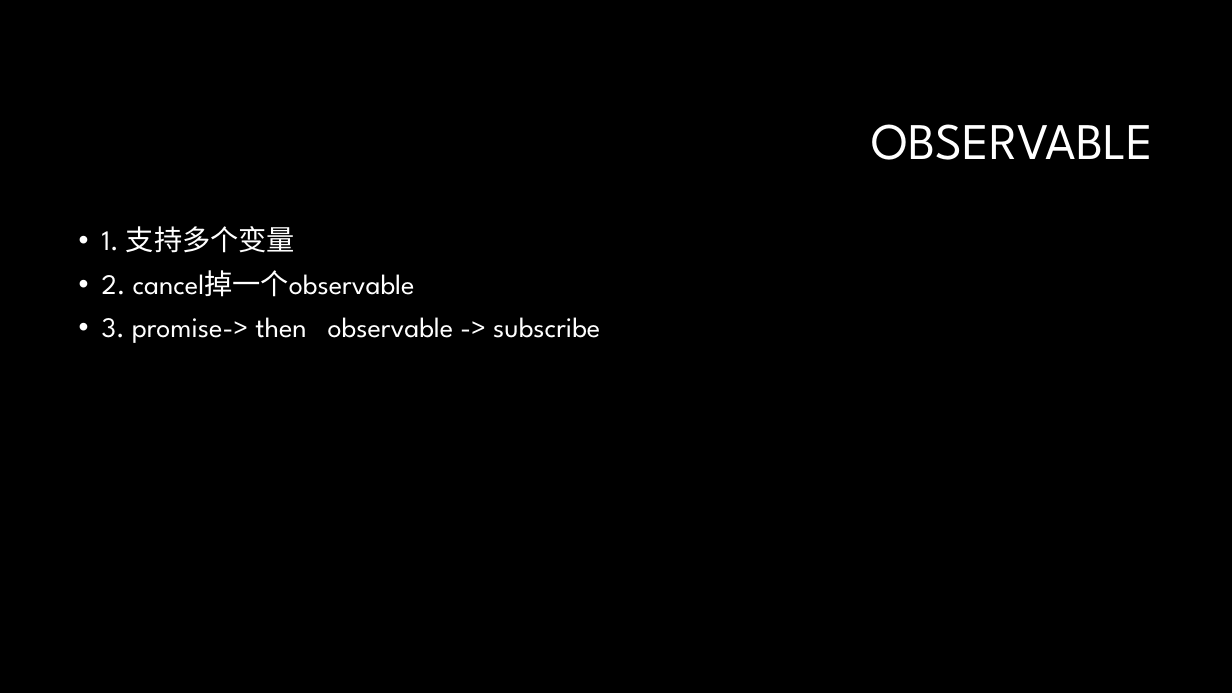
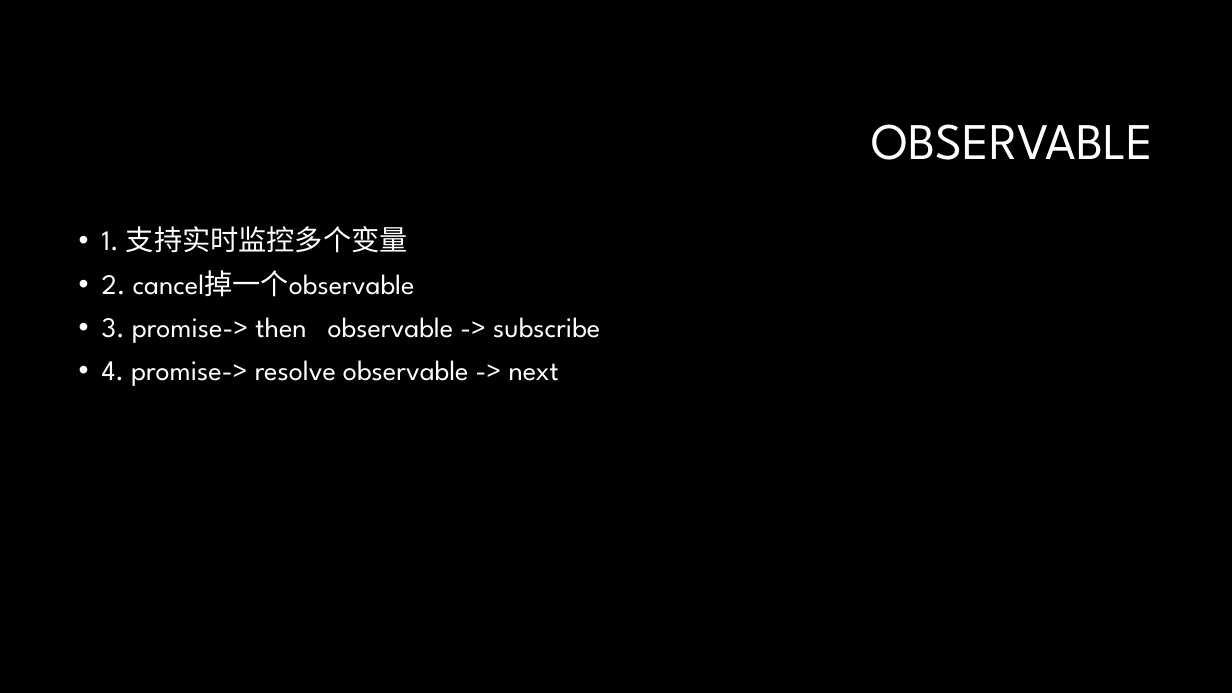
Before and after one commit to lee813/ECVFrontend, a slide deck: slide 52 of 前端课程.pptx. Drawn at 1232x693 pixels with LibreOffice and Linux fonts; fonts in the diff are those of the drawing; background and template pictures are left out. Boxes give left, top, right and bottom in pixels: in the first picture for what was removed or moved away, otherwise in the second. Text is boxed around its words. In the diff, an @@ line names an element or a change of style, - is before the commit and + after.

```diff
--- a/前端课程.pptx
+++ b/前端课程.pptx
@@ text at box(102, 226, 408, 253): text changed @@
-• 1. 支持多个变量
+• 1. 支持实时监控多个变量
@@ text at box(102, 360, 559, 386): paragraph added @@
+• 4. promise-> resolve observable -> next
```
Also in this commit, not shown: 1 other slide changed, 44 other files.
